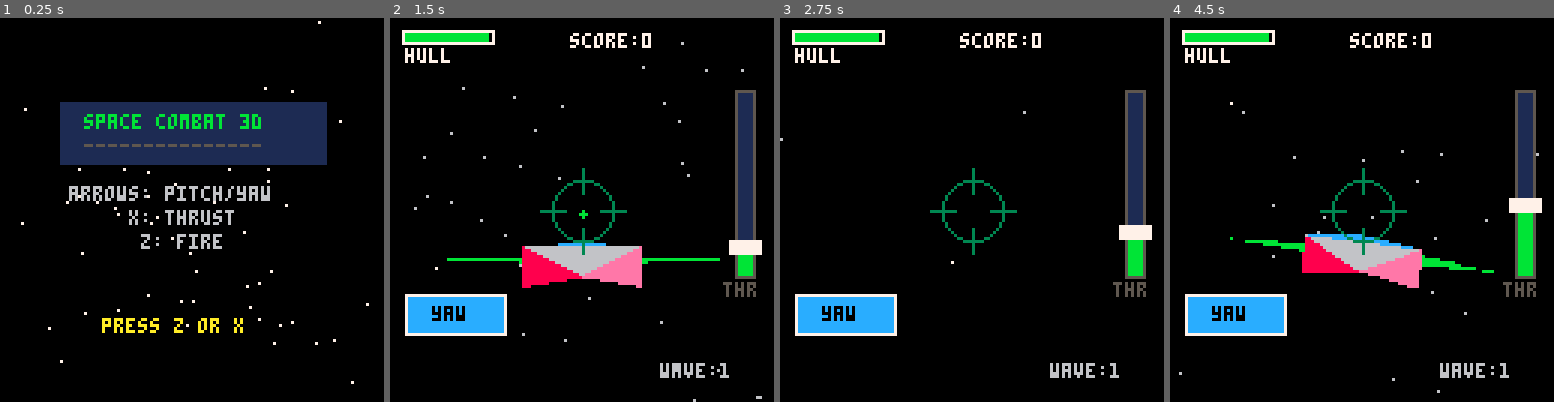
Above: before the commit, frames 1-4 (left to right).
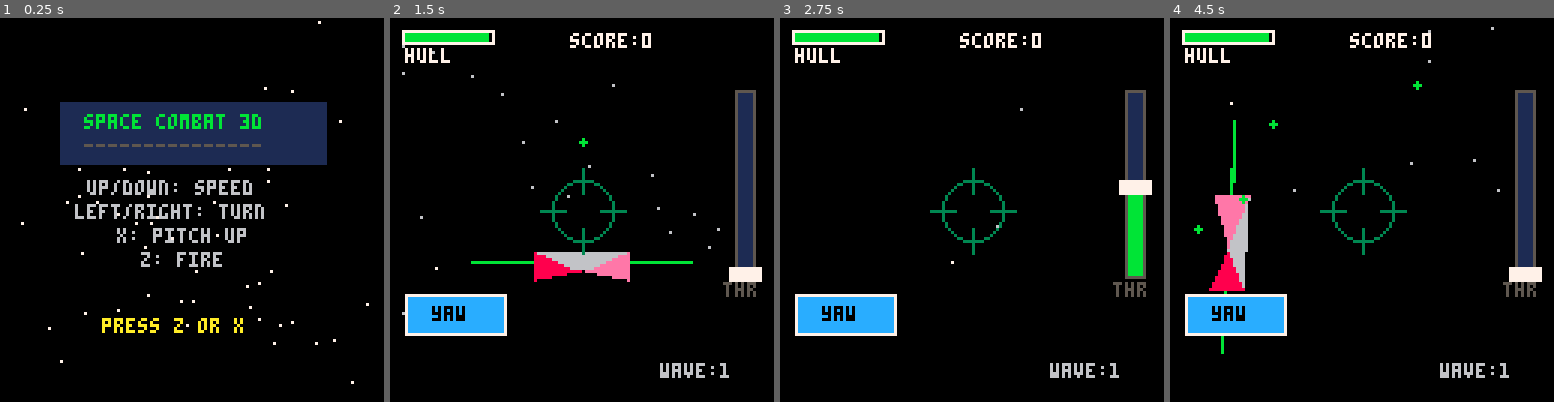
Above: after the commit, the same moments.

Repository: RubenTipparach/Mini-Pico-Games
Game: PICO-8 cartridge pico-8/carts/space_combat_3d.p8
The game is run twice, just before and just after one commit, with the same random seed, the same clock (stepped at 60 frames per second) and the same inputs.
Inputs (mouse positions are in pixels of both pictures, inside the frame that each line leads up to):
- Up to frame 1 (0.25 s): no input
- Up to frame 2 (1.5 s): tap X (X key) at 0.33, 1.07 s; click (670, 121) at 0.67 s; tap O (Z key) at 0.7 s; click (436, 267) at 1.22 s
- Up to frame 3 (2.75 s): hold Right 1.6-2.1 s; tap O (Z key) at 1.7, 2.1, 2.5 s; click (887, 114) at 1.77 s; tap X (X key) at 1.85 s; hold Up 2.15-2.42 s; click (952, 259) at 2.32 s; hold Right from 2.47 s (still down)
- Up to frame 4 (4.5 s): click (1404, 106) at 2.87 s; tap O (Z key) every 0.4 s from 2.9 to 4.1 s; tap X (X key) at 2.97, 4.08 s; release Right at 3.03 s; hold Left 3.08-3.58 s; click (1465, 256) at 3.42 s; hold Down 3.63-3.97 s; click (1231, 102) at 3.97 s; hold Right from 4.02 s (still down)

The runs differ from the first frame. In frame 1, 3.3% of the frame differs, in the area x 17-71%, y 42-65%; in frame 2, 3.3%; in frame 3, 1.0%; in frame 4, 6.9%, in the area x 2-97%, y 2-98%.

Commit message:
Improve controls and add smooth follow camera
- Up/Down arrows now control speed (increase/decrease)
- Left/Right arrows control yaw (turning)
- X button pitches up for climbing
- Z button fires weapons
- Camera now smoothly follows the player with lerping
- Camera positioned further back for better view
- Toggle button switches left/right between yaw and roll

Diff:
--- a/pico-8/carts/space_combat_3d.p8
+++ b/pico-8/carts/space_combat_3d.p8
@@ -17,9 +17,11 @@
 pspeed=0
 pfire=0
 
--- camera
+-- camera (with smooth follow)
 cx,cy,cz=0,3,-20
 crx,cry,crz=0,0,0
+tcx,tcy,tcz=0,3,-20
+tcrx,tcry,tcrz=0,0,0
 
 -- controls
 roll_mode=false
@@ -162,16 +164,25 @@
  bullets={}
  parts={}
  expls={}
+ -- reset camera
+ cx,cy,cz=0,4,-22
+ crx,cry,crz=0,0,0
+ tcx,tcy,tcz=0,4,-22
+ tcrx,tcry,tcrz=0,0,0
 end
 
 function update_play()
- local ts=0.015
-
- -- pitch
- if btn(2) then prx-=ts end
- if btn(3) then prx+=ts end
-
- -- yaw or roll
+ local ts=0.02
+
+ -- up/down = speed
+ if btn(2) then
+  throttle=min(throttle+0.03,1)
+ end
+ if btn(3) then
+  throttle=max(throttle-0.03,0)
+ end
+
+ -- left/right = yaw or roll
  if roll_mode then
   if btn(0) then prz+=ts end
   if btn(1) then prz-=ts end
@@ -180,11 +191,13 @@
   if btn(1) then pry-=ts end
  end
 
- -- throttle
+ -- x button = pitch up
  if btn(5) then
-  throttle=min(throttle+0.02,1)
- end
- pspeed+=(throttle*1.5-pspeed)*0.05
+  prx-=ts*0.7
+ end
+
+ -- smooth speed
+ pspeed+=(throttle*1.5-pspeed)*0.08
 
  -- fire
  pfire=max(0,pfire-1)
@@ -200,12 +213,23 @@
  py+=fy*pspeed
  pz+=fz*pspeed
 
- -- camera follow
- local ox,oy,oz=rot3d(0,3,-18,prx,pry,prz)
- cx=px+ox
- cy=py+oy
- cz=pz+oz
- crx,cry,crz=prx,pry,prz
+ -- smooth follow camera
+ local ox,oy,oz=rot3d(0,4,-22,prx,pry,prz)
+ tcx=px+ox
+ tcy=py+oy
+ tcz=pz+oz
+ tcrx,tcry,tcrz=prx,pry,prz
+
+ -- lerp camera to target
+ local cl=0.08
+ cx+=(tcx-cx)*cl
+ cy+=(tcy-cy)*cl
+ cz+=(tcz-cz)*cl
+
+ -- lerp rotation (handle wrap-around)
+ crx+=(tcrx-crx)*cl
+ cry+=(tcry-cry)*cl
+ crz+=(tcrz-crz)*cl
 
  -- ui clicks
  update_ui()
@@ -416,9 +440,10 @@
  print("space combat 3d",28,32,11)
  print("---------------",28,40,5)
 
- print("arrows: pitch/yaw",23,56,6)
- print("x: thrust",43,64,6)
- print("z: fire",47,72,6)
+ print("up/down: speed",29,54,6)
+ print("left/right: turn",25,62,6)
+ print("x: pitch up",39,70,6)
+ print("z: fire",47,78,6)
 
  print("press z or x",34,100,10)
 end
